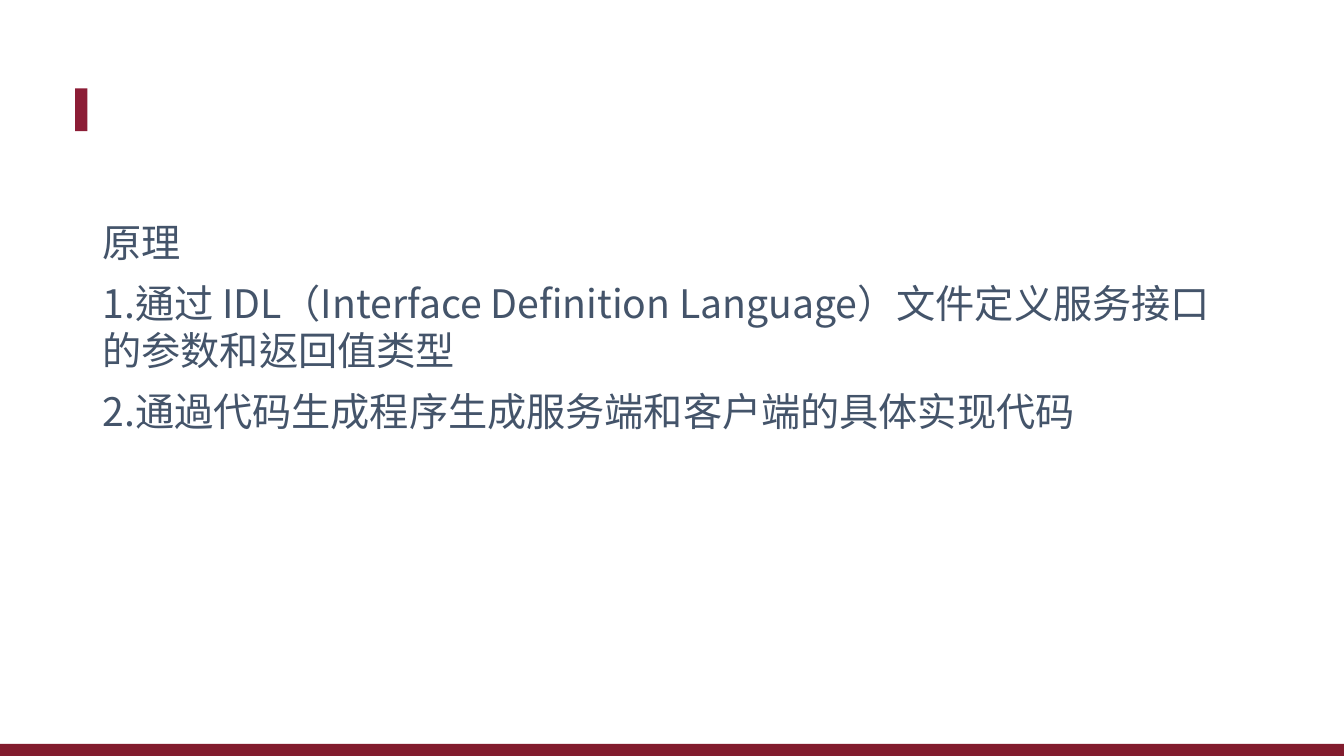
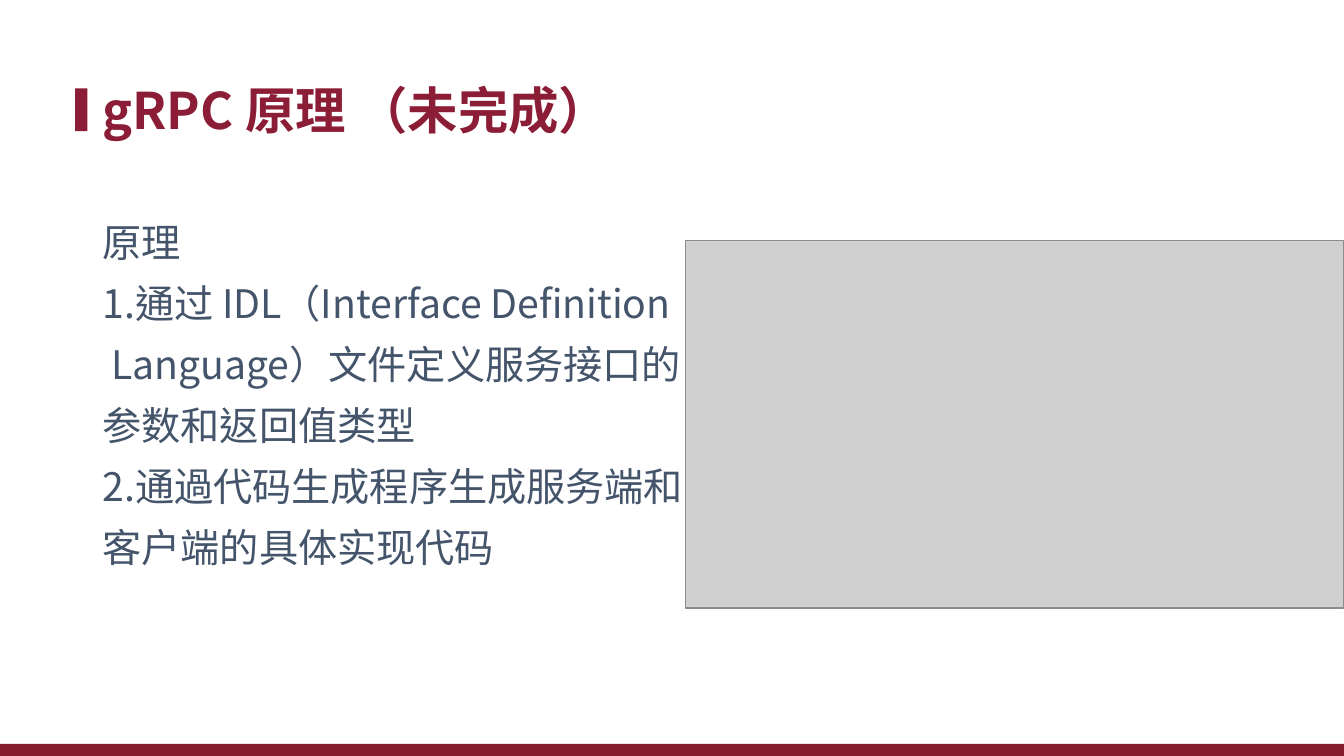
Before and after one commit to xiauchen/5__gRPC, a slide deck: slide 13 of 空白PPT.pptx (slide 7 before the commit). Drawn at 1344x756 pixels with LibreOffice and Linux fonts; fonts in the diff are those of the drawing; grey boxes stand for pictures; background and template pictures are left out. Boxes give left, top, right and bottom in pixels: in the first picture for what was removed or moved away, otherwise in the second. Text is boxed around its words. In the diff, an @@ line names an element or a change of style, - is before the commit and + after.

```diff
--- a/空白PPT.pptx
+++ b/空白PPT.pptx
@@ title added at [102,85,609,142], 36 pt, text #8C1D36, bold @@
+gRPC 原理 （未完成）
@@ picture added at [686,240,1344,608] @@
@@ text at [102,284,683,565]: text changed @@
-1.通过 IDL（Interface Definition Language）文件定义服务接口的参数和返回值类型
-2.通過代码生成程序生成服务端和客户端的具体实现代码
+1.通过 IDL（Interface Definition
+Language）文件定义服务接口的
+参数和返回值类型
+2.通過代码生成程序生成服务端和
+客户端的具体实现代码
```
Also in this commit, not shown: 4 other slides changed, 29 slides added, 6 slides removed, 30 other files.
